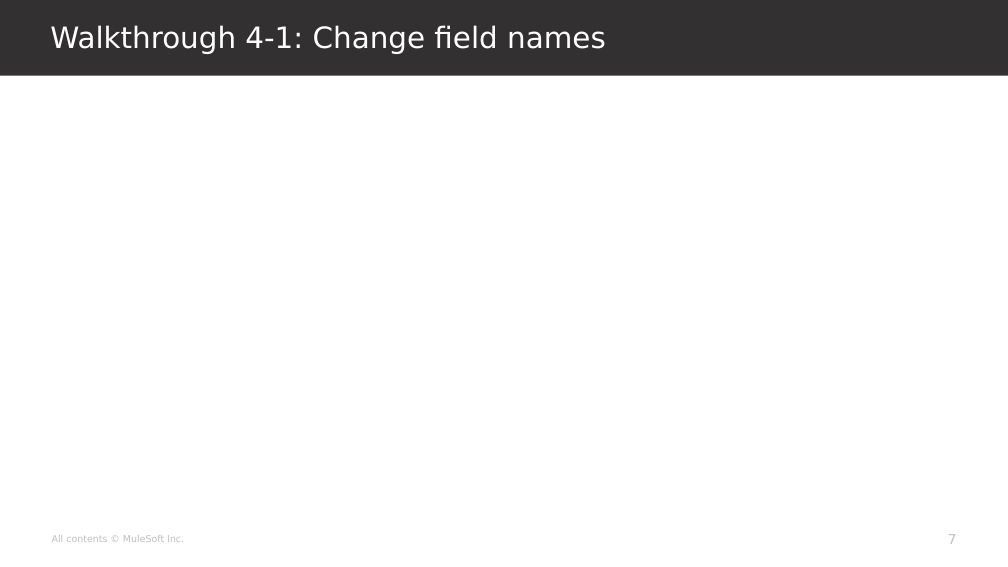
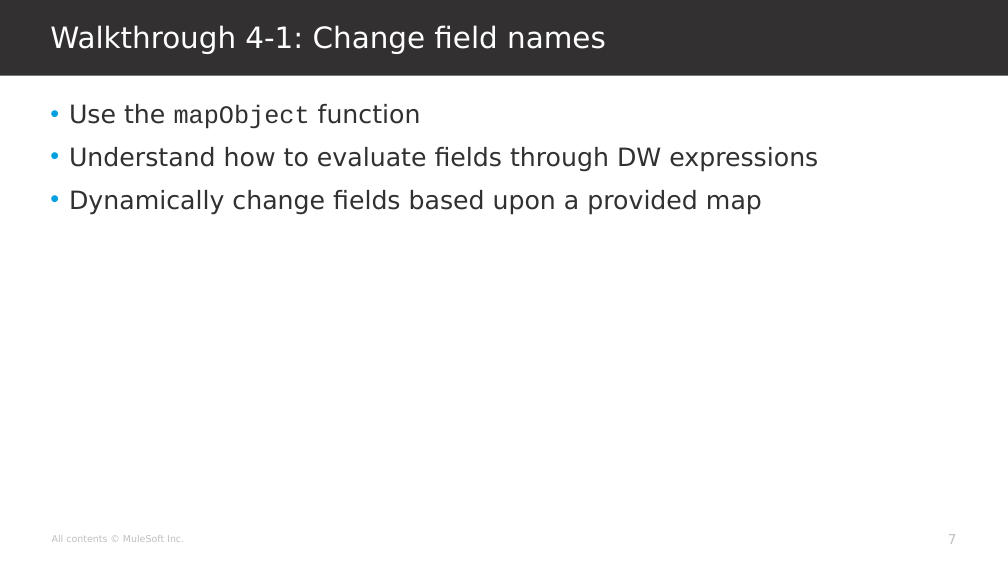
Before and after one commit to georgekwi/manual, a slide deck: slide 7 of slides/mod4.pptx. Drawn at 1008x567 pixels with LibreOffice and Linux fonts; fonts in the diff are those of the drawing; background and template pictures are left out. Boxes give left, top, right and bottom in pixels: in the first picture for what was removed or moved away, otherwise in the second. Text is boxed around its words. In the diff, an @@ line names an element or a change of style, - is before the commit and + after.

Commit message:
Completed slides for mod4

```diff
--- a/slides/mod4.pptx
+++ b/slides/mod4.pptx
@@ text added at box(69, 104, 818, 215), 24 pt, text #323031 @@
+• Use the mapObject function
+• Understand how to evaluate fields through DW expressions
+• Dynamically change fields based upon a provided map
```
Also in this commit, not shown: 9 other slides changed, 2 slides added, 1 slide removed.
